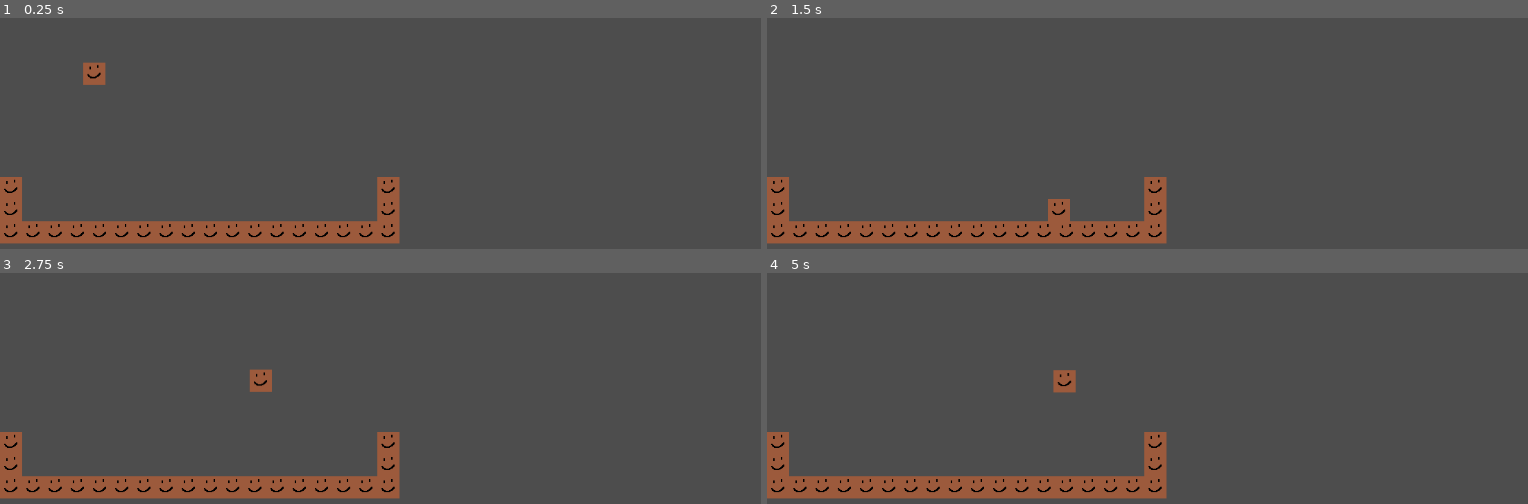
Above: before the commit, frames 1-4 (two rows, left to right).
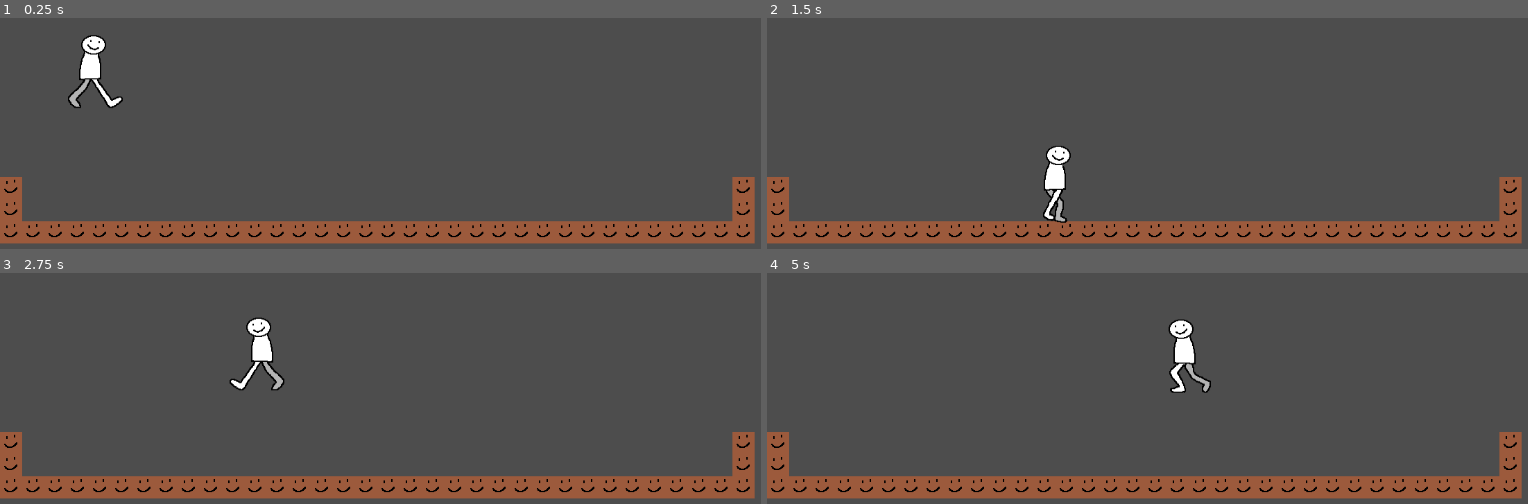
Above: after the commit, the same moments.

Repository: kaitaobenson/Dunebound
Game: Godot game, scene res://Main.tscn
The game is run twice, just before and just after one commit, with the same random seed, the same clock (stepped at 60 frames per second) and the same inputs.
Inputs:
- Up to frame 1 (0.25 s): no input
- Up to frame 2 (1.5 s): hold Right (move-right) from 0.53 s (still down); tap Space (ui_accept) at 0.77 s
- Up to frame 3 (2.75 s): tap Space (ui_accept) at 1.52 s; release Right (move-right) at 2.03 s; hold Left (ui_left) from 2.03 s (still down)
- Up to frame 4 (5 s): release Left (ui_left) at 2.78 s; hold Right (move-right) 2.78-4.28 s; tap Space (ui_accept) at 3.02, 3.77, 4.52 s; hold Left (ui_left) from 4.28 s (still down)

The runs differ from the first frame. In frame 1, 6.7% of the frame differs, in the area x 8-100%, y 7-98%; in frame 2, 6.7%; in frame 3, 6.9%; in frame 4, 7.0%, in the area x 37-100%, y 19-98%.

Commit message:
walk animation added

Diff:
--- a/KaiTest3/CharacterBody2D.gd
+++ b/KaiTest3/CharacterBody2D.gd
@@ -4,6 +4,8 @@
 const SPEED = 300.0
 const JUMP_VELOCITY = -400.0
 const gravity = 500;
+@onready var anim = get_node("AnimationPlayer")
+@onready var animSprite = get_node("AnimatedSprite2D")
 
 func ready():
 	pass;
@@ -21,16 +23,25 @@
 	#its my keybind systems time to shine!
 	var direction = Input.get_axis("ui_left", "move-right")
 
+	#horiz movement
+	if velocity.x == 0:
+		anim.stop()
 
-	#horiz movement
-	if direction:
+	if direction == 1:
+		print("right")
+		anim.play("Run")
+		animSprite.flip_h = false
+
 		velocity.x = direction * SPEED
-		if velocity.y == 0:
-			pass;
-	else:
-		velocity.x = move_toward(velocity.x, 0, SPEED)
-		if velocity.y == 0:
-			pass;
+	if direction == -1:
+		print("left")
+		anim.play("Run")
+		animSprite.flip_h = true
+
+		velocity.x = direction * SPEED
+	if direction == 0:
+		velocity.x = 0
+
 	if velocity.y > 0:
 		pass;
 
--- a/KaiTest3/Main.tscn
+++ b/KaiTest3/Main.tscn
@@ -1,8 +1,9 @@
-[gd_scene load_steps=7 format=3 uid="uid://bfyyn42ksngl"]
+[gd_scene load_steps=20 format=3 uid="uid://bfyyn42ksngl"]
 
 [ext_resource type="Texture2D" uid="uid://bv056h1kioqs5" path="res://pixil-frame-0.png" id="1_puo0q"]
 [ext_resource type="Script" path="res://CharacterBody2D.gd" id="2_i0tvu"]
 [ext_resource type="Script" path="res://keybindLoader.gd" id="3_ch58k"]
+[ext_resource type="Texture2D" uid="uid://b71wd0v54lri5" path="res://Walk_amination.png" id="3_qhg6g"]
 
 [sub_resource type="TileSetAtlasSource" id="TileSetAtlasSource_jd2el"]
 texture = ExtResource("1_puo0q")
@@ -18,8 +19,109 @@
 sources/0 = SubResource("TileSetAtlasSource_jd2el")
 
 [sub_resource type="CapsuleShape2D" id="CapsuleShape2D_hb2my"]
-radius = 15.0
-height = 34.0
+radius = 25.0
+height = 106.0
+
+[sub_resource type="AtlasTexture" id="AtlasTexture_kh0ux"]
+atlas = ExtResource("3_qhg6g")
+region = Rect2(0, 0, 96, 128)
+
+[sub_resource type="AtlasTexture" id="AtlasTexture_6nx4x"]
+atlas = ExtResource("3_qhg6g")
+region = Rect2(96, 0, 96, 128)
+
+[sub_resource type="AtlasTexture" id="AtlasTexture_06i0c"]
+atlas = ExtResource("3_qhg6g")
+region = Rect2(192, 0, 96, 128)
+
+[sub_resource type="AtlasTexture" id="AtlasTexture_tu5k6"]
+atlas = ExtResource("3_qhg6g")
+region = Rect2(288, 0, 96, 128)
+
+[sub_resource type="AtlasTexture" id="AtlasTexture_rg7wu"]
+atlas = ExtResource("3_qhg6g")
+region = Rect2(384, 0, 96, 128)
+
+[sub_resource type="AtlasTexture" id="AtlasTexture_wmwh0"]
+atlas = ExtResource("3_qhg6g")
+region = Rect2(480, 0, 96, 128)
+
+[sub_resource type="AtlasTexture" id="AtlasTexture_0gix6"]
+atlas = ExtResource("3_qhg6g")
+region = Rect2(576, 0, 96, 128)
+
+[sub_resource type="AtlasTexture" id="AtlasTexture_xwnwf"]
+atlas = ExtResource("3_qhg6g")
+region = Rect2(672, 0, 96, 128)
+
+[sub_resource type="SpriteFrames" id="SpriteFrames_ipind"]
+animations = [{
+"frames": [{
+"duration": 1.0,
+"texture": SubResource("AtlasTexture_kh0ux")
+}, {
+"duration": 1.0,
+"texture": SubResource("AtlasTexture_6nx4x")
+}, {
+"duration": 1.0,
+"texture": SubResource("AtlasTexture_06i0c")
+}, {
+"duration": 1.0,
+"texture": SubResource("AtlasTexture_tu5k6")
+}, {
+"duration": 1.0,
+"texture": SubResource("AtlasTexture_rg7wu")
+}, {
+"duration": 1.0,
+"texture": SubResource("AtlasTexture_wmwh0")
+}, {
+"duration": 1.0,
+"texture": SubResource("AtlasTexture_0gix6")
+}, {
+"duration": 1.0,
+"texture": SubResource("AtlasTexture_xwnwf")
+}],
+"loop": true,
+"name": &"Run",
+"speed": 5.0
+}]
+
+[sub_resource type="Animation" id="Animation_kqkg5"]
+resource_name = "Run"
+length = 0.7
+tracks/0/type = "value"
+tracks/0/imported = false
+tracks/0/enabled = true
+tracks/0/path = NodePath("AnimatedSprite2D:frame")
+tracks/0/interp = 1
+tracks/0/loop_wrap = true
+tracks/0/keys = {
+"times": PackedFloat32Array(0, 0.1, 0.2, 0.3, 0.4, 0.5, 0.6),
+"transitions": PackedFloat32Array(1, 1, 1, 1, 1, 1, 1),
+"update": 1,
+"values": [0, 1, 3, 4, 5, 6, 7]
+}
+
+[sub_resource type="Animation" id="Animation_yeii5"]
+length = 0.001
+tracks/0/type = "value"
+tracks/0/imported = false
+tracks/0/enabled = true
+tracks/0/path = NodePath("AnimatedSprite2D:frame")
+tracks/0/interp = 1
+tracks/0/loop_wrap = true
+tracks/0/keys = {
+"times": PackedFloat32Array(0),
+"transitions": PackedFloat32Array(1),
+"update": 1,
+"values": [0]
+}
+
+[sub_resource type="AnimationLibrary" id="AnimationLibrary_dc6fs"]
+_data = {
+"RESET": SubResource("Animation_yeii5"),
+"Run": SubResource("Animation_kqkg5")
+}
 
 [node name="Node2D" type="Node2D"]
 
@@ -27,7 +129,7 @@
 tile_set = SubResource("TileSet_0pe5f")
 cell_quadrant_size = 32
 format = 2
-layer_0/tile_data = PackedInt32Array(1245184, 0, 0, 1245185, …(209 unchanged characters)… , 0, 0, 1245200, 0, 0, 1245201, 0, 0, 1179665, 0, 0, 1114129, 0, 0, 1114112, 0, 0, 1179648, 0, 0)
+layer_0/tile_data = PackedInt32Array(1245184, 0, 0, 1245185, …(209 unchanged characters)… , 0, 0, 1245200, 0, 0, 1245201, 0, 0, 1114112, 0, 0, 1179648, 0, 0, 1245202, 0, 0, 1245203, 0, 0, 1245204, 0, 0, 1245205, 0, 0, 1245206, 0, 0, 1245207, 0, 0, 1245208, 0, 0, 1245209, 0, 0, 1245210, 0, 0, 1245211, 0, 0, 1245212, 0, 0, 1245213, 0, 0, 1245214, 0, 0, 1245215, 0, 0, 1245216, 0, 0, 1245217, 0, 0, 1179681, 0, 0, 1114145, 0, 0)
 
 [node name="Player" type="CharacterBody2D" parent="."]
 script = ExtResource("2_i0tvu")
@@ -36,9 +138,17 @@
 position = Vector2(135, 377)
 shape = SubResource("CapsuleShape2D_hb2my")
 
-[node name="Sprite2D" type="Sprite2D" parent="Player"]
-position = Vector2(136, 378)
-texture = ExtResource("1_puo0q")
+[node name="AnimatedSprite2D" type="AnimatedSprite2D" parent="Player"]
+position = Vector2(134, 377)
+scale = Vector2(1, 0.875)
+sprite_frames = SubResource("SpriteFrames_ipind")
+animation = &"Run"
+
+[node name="AnimationPlayer" type="AnimationPlayer" parent="Player"]
+autoplay = "Run"
+libraries = {
+"": SubResource("AnimationLibrary_dc6fs")
+}
 
 [node name="keybindHandler" type="Node" parent="."]
 script = ExtResource("3_ch58k")
Binary file added: KaiTest3/Walk_amination.png
Not shown, added: KaiTest3/Walk_amination.png.import
